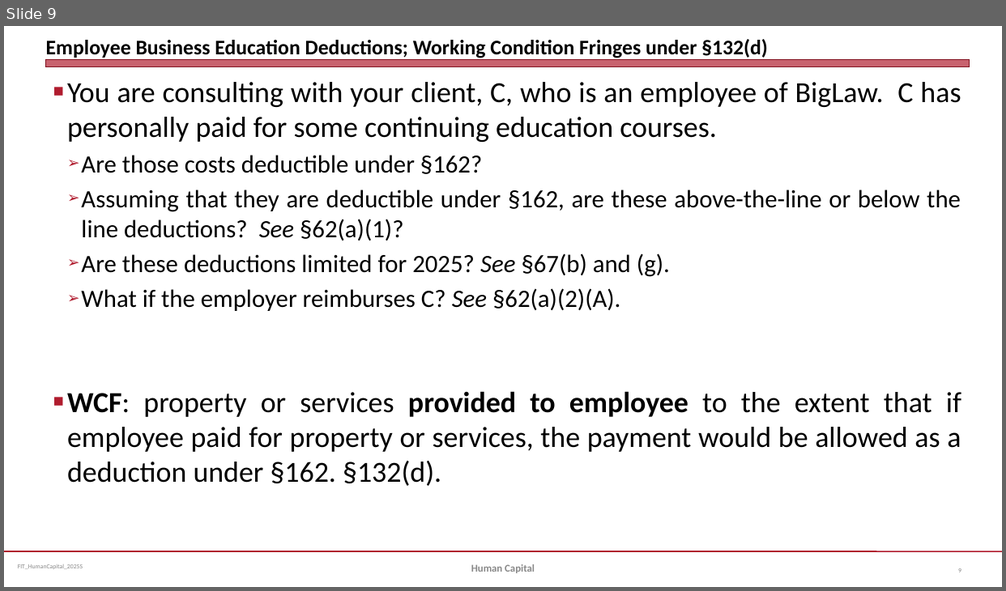
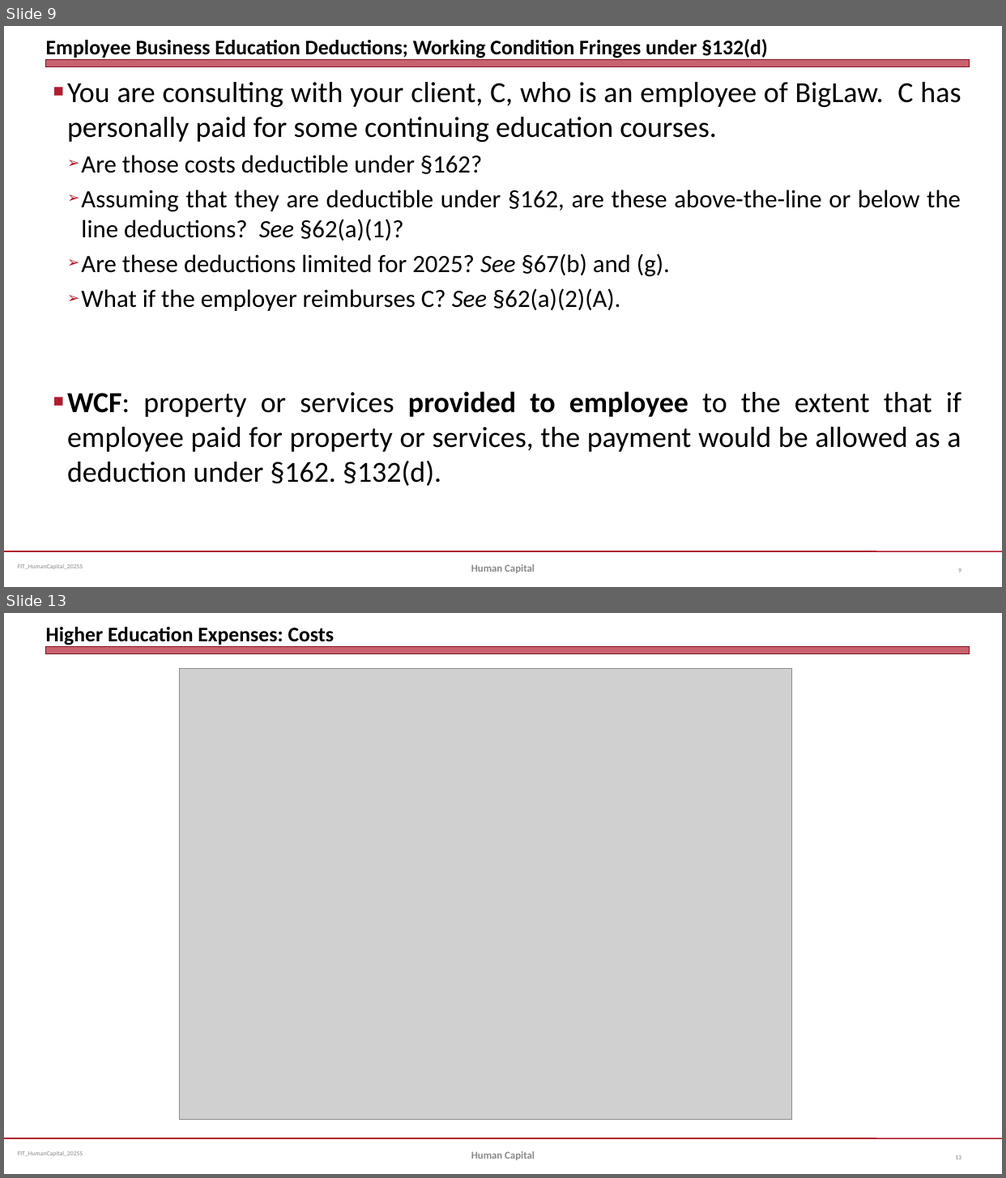
Before and after one commit to jmc877/Fed-Income-Tax, a slide deck: slides/FIT_HumanCapital_2025S.pptx. Shown one above the other, each under a label of ours: slide 9 before the commit, slides 9 and 13 after it; the slides between them are not shown. The pictures are 1006x591 and 1006x1178 pixels, drawn with LibreOffice and Linux fonts; fonts in the diff are those of the drawing; grey boxes stand for pictures. Boxes give left, top, right and bottom in pixels: in the first picture for what was removed or moved away, otherwise in the second. Text is boxed around its words. In the diff, an @@ line names an element or a change of style, - is before the commit and + after.

```diff
--- a/slides/FIT_HumanCapital_2025S.pptx
+++ b/slides/FIT_HumanCapital_2025S.pptx
@@ slide 13 added at (x1=4, y1=613, x2=1002, y2=1174), background #FFFFFF; not listed: 3 template elements that a slide beside it also shows @@
@@ title added at (x1=46, y1=627, x2=334, y2=645), 20 pt, text #000000, bold @@
+Higher Education Expenses: Costs
@@ picture added at (x1=180, y1=668, x2=792, y2=1120) @@
@@ text added at (x1=471, y1=1152, x2=535, y2=1161), 10 pt, text #898989, bold @@
+Human Capital
@@ page number added at (x1=955, y1=1156, x2=961, y2=1160), 6 pt, text #808080 @@
+13
```
Also in this commit, not shown: 1 slide changed, 3 other slides added.
